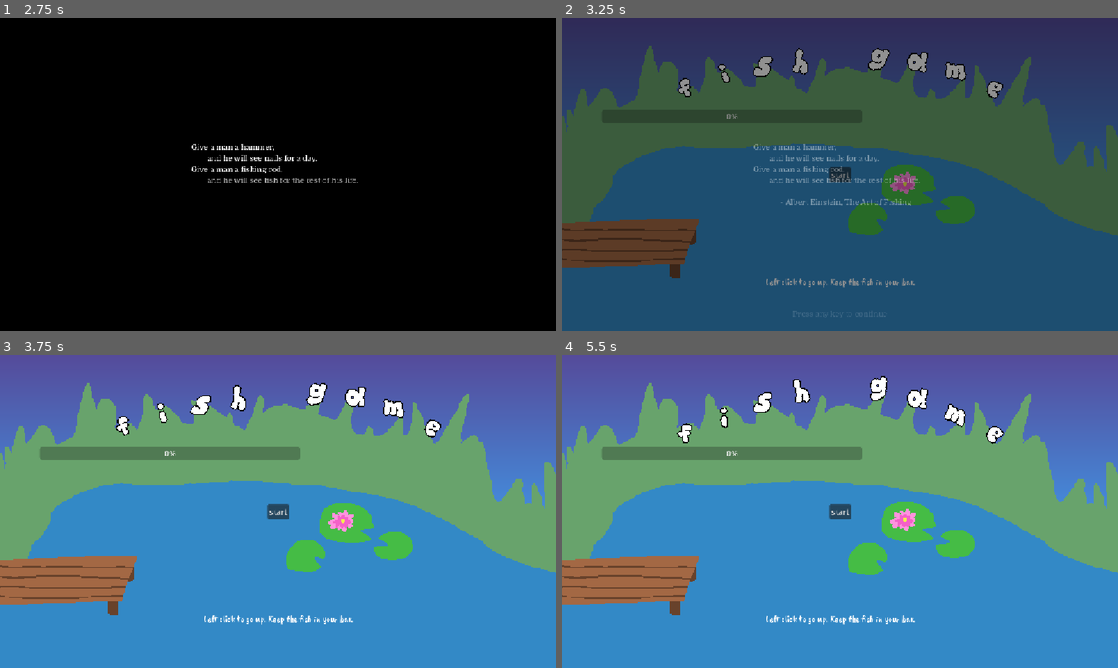
Above: before the commit, frames 1-4 (two rows, left to right).
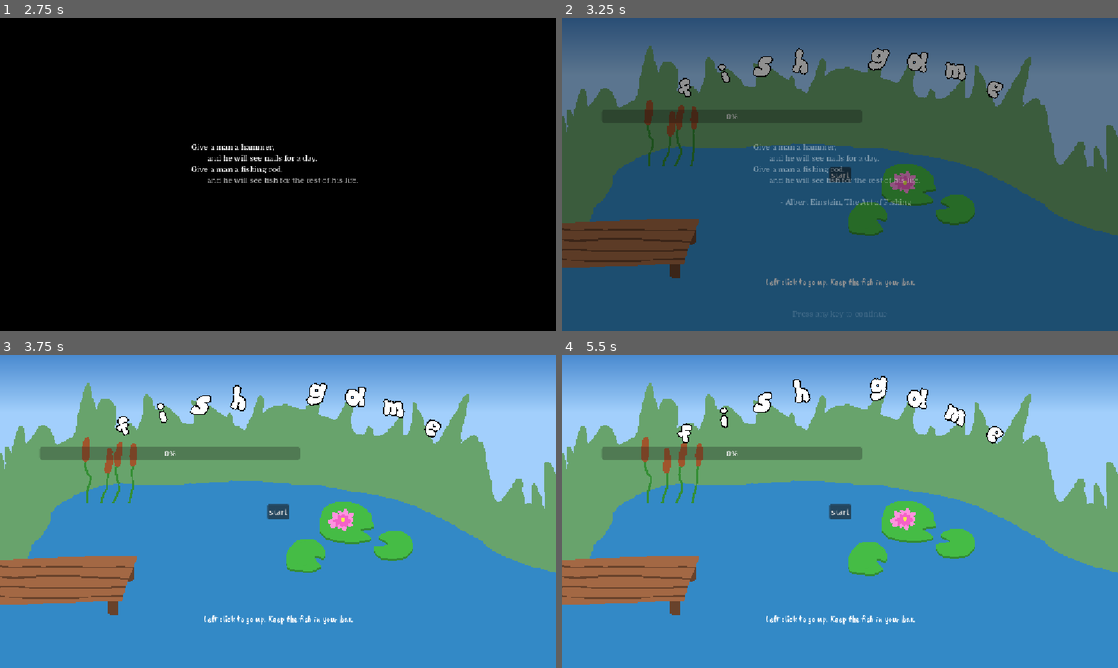
Above: after the commit, the same moments.

Repository: apia46/fish-game
Game: Godot game, scene res://scenes/game.tscn
Two runs of this game, one before a commit and one after it. Both use one fixed random seed, a clock stepped at 60 frames per second and the inputs below.
Inputs (mouse positions are in pixels of both pictures, inside the frame that each line leads up to):
- Up to frame 1 (2.75 s): click "start" at 0.5 s; click "start" at 1.25 s; click "start" at 2 s
- Up to frame 2 (3.25 s): tap Enter at 2.75 s; move the mouse to (962, 158) at 2.77 s; tap Space at 2.85, 3.02 s; click (962, 158) at 2.92 s
- Up to frame 3 (3.75 s): tap Space at 3.32, 3.6 s; tap Enter at 3.5 s; move the mouse to (166, 527) at 3.52 s; click (166, 527) at 3.67 s
- Up to frame 4 (5.5 s): tap Space at 3.77, 4.07, 4.35, 5.1, 5.27 s; tap Enter at 4.25, 5 s; move the mouse to (895, 442) at 4.27 s; click (895, 442) at 4.42 s; move the mouse to (812, 574) at 5.02 s; click (812, 574) at 5.17 s

Frame 1 is identical in both runs. In frame 2, 23% of the frame differs, in the area x 0-100%, y 0-70%; in frame 3, 23%; in frame 4, 23%, in the area x 0-100%, y 0-71%.
Error after the commit: Parse Error: Function "is_target_okay()" not found in base self. (res://scripts/CatFish.gd:18)

Commit message:
start level 2

Diff:
--- /dev/null
+++ b/scenes/cat_fish.tscn
@@ -0,0 +1,18 @@
+[gd_scene format=3 uid="uid://c68tloyny64hg"]
+
+[ext_resource type="Texture2D" uid="uid://dmddbhdir0xia" path="res://assets/level_2/catfish.png" id="1_fv1a6"]
+[ext_resource type="Script" uid="uid://ba7hay3qfebd0" path="res://scripts/CatFish.gd" id="2_5olnl"]
+
+[sub_resource type="RectangleShape2D" id="RectangleShape2D_6c3tp"]
+size = Vector2(26, 21)
+
+[node name="cat_fish" type="Sprite2D" unique_id=348050521]
+texture = ExtResource("1_fv1a6")
+script = ExtResource("2_5olnl")
+
+[node name="collision" type="Area2D" parent="." unique_id=1735826683]
+unique_name_in_owner = true
+
+[node name="CollisionShape2D" type="CollisionShape2D" parent="collision" unique_id=282154450]
+position = Vector2(0, -0.5)
+shape = SubResource("RectangleShape2D_6c3tp")
--- /dev/null
+++ b/scenes/level_2.tscn
@@ -0,0 +1,29 @@
+[gd_scene format=3 uid="uid://doxp7klstwnpg"]
+
+[ext_resource type="PackedScene" uid="uid://cidlu1tm38goi" path="res://scenes/bar.tscn" id="1_jm1iu"]
+[ext_resource type="Script" uid="uid://65km5koeokua" path="res://scripts/Level2.gd" id="1_pbc48"]
+[ext_resource type="PackedScene" uid="uid://b6quwdbby6tdn" path="res://scenes/hud.tscn" id="2_pbc48"]
+[ext_resource type="PackedScene" uid="uid://c68tloyny64hg" path="res://scenes/cat_fish.tscn" id="3_eqxsl"]
+
+[node name="level_2" type="Control" unique_id=634665889]
+layout_mode = 3
+anchors_preset = 15
+anchor_right = 1.0
+anchor_bottom = 1.0
+grow_horizontal = 2
+grow_vertical = 2
+script = ExtResource("1_pbc48")
+
+[node name="bar" parent="." unique_id=1740004761 instance=ExtResource("1_jm1iu")]
+layout_mode = 0
+offset_left = 952.0
+offset_top = 36.0
+offset_right = 1000.0
+offset_bottom = 536.0
+
+[node name="cat_fish" parent="bar" unique_id=348050521 instance=ExtResource("3_eqxsl")]
+position = Vector2(20, 20)
+scale = Vector2(1.5, 1.5)
+
+[node name="hud" parent="." unique_id=98241740 instance=ExtResource("2_pbc48")]
+layout_mode = 1
--- a/scenes/shark_fish.tscn
+++ b/scenes/shark_fish.tscn
@@ -1,6 +1,6 @@
 [gd_scene format=3 uid="uid://djiryeqeslta2"]
 
-[ext_resource type="Texture2D" uid="uid://dkity7jg20mh4" path="res://assets/shark_fish.png" id="1_jn6mk"]
+[ext_resource type="Texture2D" uid="uid://dkity7jg20mh4" path="res://assets/level_1/shark_fish.png" id="1_jn6mk"]
 [ext_resource type="Script" uid="uid://nb8eyorhgaam" path="res://scripts/SharkFish.gd" id="2_dud05"]
 
 [sub_resource type="RectangleShape2D" id="RectangleShape2D_qvapm"]
--- a/scenes/tutorial.tscn
+++ b/scenes/tutorial.tscn
@@ -12,20 +12,25 @@
 [ext_resource type="Texture2D" uid="uid://2jb5yor5w4l8" path="res://assets/tutorial/lilypad3.png" id="6_bl2xa"]
 [ext_resource type="Texture2D" uid="uid://l7xs3yyc5x1a" path="res://assets/title/i.png" id="6_ej4tf"]
 [ext_resource type="Texture2D" uid="uid://7vcg548jrcq3" path="res://assets/title/s.png" id="7_0hilk"]
+[ext_resource type="Texture2D" uid="uid://kjb1w7e8vvr3" path="res://assets/tutorial/cattail1.png" id="7_7a100"]
+[ext_resource type="Script" uid="uid://mvy1ojbkhatl" path="res://scripts/Cattail.gd" id="8_feaue"]
 [ext_resource type="Texture2D" uid="uid://daav1wk41cfro" path="res://assets/title/h.png" id="8_wr8iv"]
+[ext_resource type="Texture2D" uid="uid://yba6coedglub" path="res://assets/tutorial/cattail2.png" id="9_210s6"]
 [ext_resource type="Texture2D" uid="uid://dfoeyqnqj7ln0" path="res://assets/title/g.png" id="9_e13mp"]
+[ext_resource type="Texture2D" uid="uid://drbva04tfiu2" path="res://assets/tutorial/cattail3.png" id="10_5qvs7"]
 [ext_resource type="Texture2D" uid="uid://bbl6dbx7f3bor" path="res://assets/title/a.png" id="10_vrdqu"]
 [ext_resource type="Texture2D" uid="uid://bw7ekkg0h1mm4" path="res://assets/title/m.png" id="11_cmspm"]
+[ext_resource type="Texture2D" uid="uid://ba7jebh8k3rkv" path="res://assets/tutorial/cattail4.png" id="11_qbchm"]
 [ext_resource type="Texture2D" uid="uid://berl5l1gpbirt" path="res://assets/title/e.png" id="12_ikfo1"]
 [ext_resource type="PackedScene" uid="uid://b6quwdbby6tdn" path="res://scenes/hud.tscn" id="13_ej4tf"]
 
 [sub_resource type="Gradient" id="Gradient_cmspm"]
-colors = PackedColorArray(0.33312637, 0.29342893, 0.60519224, 1, 0.24913359, 0.61111605, 0.92325556, 1)
+colors = PackedColorArray(0.29013562, 0.54231673, 0.814012, 1, 0.6348141, 0.81308097, 0.9866304, 1)
 
 [sub_resource type="GradientTexture2D" id="GradientTexture2D_ikfo1"]
 gradient = SubResource("Gradient_cmspm")
 height = 300
-fill_to = Vector2(0, 0.6282051)
+fill_to = Vector2(0, 0.1837607)
 
 [node name="tutorial" type="Control" unique_id=950066903]
 layout_mode = 3
@@ -44,6 +49,7 @@
 anchor_bottom = 1.0
 grow_horizontal = 2
 grow_vertical = 2
+mouse_filter = 2
 texture = SubResource("GradientTexture2D_ikfo1")
 
 [node name="Background" type="Sprite2D" parent="." unique_id=315347418]
@@ -70,6 +76,44 @@
 script = ExtResource("4_ikfo1")
 period_offset = 4.0
 metadata/_custom_type_script = "uid://cxal5rnmcfwqi"
+
+[node name="Cattail" type="Sprite2D" parent="Background" unique_id=1027445588]
+position = Vector2(-200, -3)
+texture = ExtResource("7_7a100")
+offset = Vector2(0, -37)
+script = ExtResource("8_feaue")
+speed = 0.3
+
+[node name="Cattail2" type="Sprite2D" parent="Background" unique_id=734452309]
+position = Vector2(-185, 6)
+texture = ExtResource("9_210s6")
+offset = Vector2(0, -36)
+script = ExtResource("8_feaue")
+speed = 0.5
+period_offset = 5.0
+
+[node name="Cattail3" type="Sprite2D" parent="Background" unique_id=1632828809]
+position = Vector2(-170, 2)
+texture = ExtResource("10_5qvs7")
+offset = Vector2(0, -37)
+script = ExtResource("8_feaue")
+speed = 0.26
+period_offset = 4.0
+
+[node name="Cattail4" type="Sprite2D" parent="Background" unique_id=28705361]
+position = Vector2(-150, 1)
+texture = ExtResource("11_qbchm")
+offset = Vector2(0, -36)
+script = ExtResource("8_feaue")
+speed = 0.4
+period_offset = 3.0
+
+[node name="TextureRect" type="ColorRect" parent="Background" unique_id=1984213956]
+offset_left = -211.0
+offset_top = -9.5
+offset_right = -140.5
+offset_bottom = 11.5
+color = Color(0.2, 0.5372549, 0.7764706, 1)
 
 [node name="bar" parent="." unique_id=418979998 instance=ExtResource("1_yb1ct")]
 unique_name_in_owner = true
--- a/scenes/tutorial_fish.tscn
+++ b/scenes/tutorial_fish.tscn
@@ -1,6 +1,6 @@
 [gd_scene format=3 uid="uid://bpwkp57jo8tkd"]
 
-[ext_resource type="Texture2D" uid="uid://dvbhweut0kl3f" path="res://assets/tutorial_fish_1.png" id="1_hgn23"]
+[ext_resource type="Texture2D" uid="uid://dvbhweut0kl3f" path="res://assets/tutorial/tutorial_fish_1.png" id="1_hgn23"]
 [ext_resource type="Script" uid="uid://ctco8dknd4bpv" path="res://scripts/TutorialFish.gd" id="2_hgn23"]
 
 [sub_resource type="RectangleShape2D" id="RectangleShape2D_hgn23"]
--- /dev/null
+++ b/scripts/CatFish.gd
@@ -0,0 +1,25 @@
+extends Fish
+class_name CatFish
+
+const STATE_TARGET:int = 2
+
+const PHASES:Array[float] = [0, 0.5, 1]
+
+func start() -> void:
+	position.x = bar.size.x/2
+	target()
+
+func phase_increased() -> void:
+	pass
+
+func target() -> void:
+	var target_timer:ProcessTimer = create_oneshot_process_timer(STATE_TARGET, randf_range(1.5, 2), target)
+	var target_position:Vector2 = Vector2(bar.size.x/2, randf_range(HALF_HEIGHT,bar.size.y-HALF_HEIGHT))
+	while !is_target_okay(target_position):
+		target_position.y = randf_range(HALF_HEIGHT,bar.size.y-HALF_HEIGHT)
+	target_timer.process_function = func(delta:float) -> void:
+		velocity += ((target_position-position) - velocity) * delta * targetting_speed()
+		velocity.x = 0
+
+func targetting_speed() -> float:
+	return 0.6 if phase >= 1 else 0.3
--- /dev/null
+++ b/scripts/Cattail.gd
@@ -0,0 +1,11 @@
+extends Sprite2D
+class_name Cattail
+
+@export var speed:float = 1
+@export var period_offset:float
+var time:float
+
+func _process(delta: float) -> void:
+	time += delta * speed
+	if time >= TAU: time -= TAU
+	rotation = cos(time+period_offset)*0.1
--- a/scripts/Fish.gd
+++ b/scripts/Fish.gd
@@ -86,7 +86,7 @@
 	timer.timeout.connect(func() -> void:
 		if with_id: reciever.call(id)
 		else: reciever.call()
-		cancel_timer(id)
+		cancel_timer(id, "timeout")
 	)
 	return timer
 
@@ -104,11 +104,11 @@
 func cancel_timers(state:int) -> void:
 	for id in states.keys():
 		if states[id] == state:
-			cancel_timer(id)
+			cancel_timer(id, "cancel timers")
 
-func cancel_timer(id:int) -> void:
+func cancel_timer(id:int, why:String) -> void:
 	assert(timers.get(id))
-	print("cancelling id %s" % id)
+	print("cancelling id %s %s" % [id, why])
 	timers[id].queue_free()
 	timers.erase(id)
 	states.erase(id)
--- a/scripts/Game.gd
+++ b/scripts/Game.gd
@@ -10,12 +10,11 @@
 
 func _start() -> void:
 	scene.start()
-	#start_level_1()
 	%startButton.queue_free()
 
-func start_level_1() -> void:
+func start_level(level:PackedScene) -> void:
 	scene.queue_free()
-	scene = preload("res://scenes/level_1.tscn").instantiate()
+	scene = level.instantiate()
 	add_child(scene)
 	await get_tree().create_timer(0.5).timeout
 	scene.start()
--- a/scripts/Level1.gd
+++ b/scripts/Level1.gd
@@ -40,3 +40,4 @@
 
 	await get_tree().create_timer(0.5).timeout
 	game.win_text.visible = false
+	game.start_level(preload("res://scenes/level_2.tscn"))
--- /dev/null
+++ b/scripts/Level2.gd
@@ -0,0 +1,8 @@
+extends Level
+class_name Level2
+
+func start() -> void:
+	%bar.start()
+
+func win() -> void:
+	pass
--- a/scripts/SharkFish.gd
+++ b/scripts/SharkFish.gd
@@ -43,7 +43,7 @@
 
 	create_oneshot_timer(STATE_NONPROGRESS, 0.5, func():
 		create_looping_timer_with_id(STATE_NONPROGRESS, 0.1, func(timer_id:int):
-			if touching_player(): cancel_timer(timer_id)
+			if touching_player(): cancel_timer(timer_id, "shark")
 		)
 	)
 	var dash_timer:ProcessTimer = create_oneshot_process_timer(STATE_DASH, 1, target)
--- a/scripts/Tutorial.gd
+++ b/scripts/Tutorial.gd
@@ -67,4 +67,4 @@
 
 	await get_tree().create_timer(0.5).timeout
 	game.win_text.visible = false
-	game.start_level_1()
+	game.start_level(preload("res://scenes/level_1.tscn"))
--- a/scripts/TutorialFish.gd
+++ b/scripts/TutorialFish.gd
@@ -21,7 +21,7 @@
 				dash()
 				if !level.dash_tutorialed: level.dash_tutorial()
 		)
-		texture = preload("res://assets/tutorial_fish_2.png")
+		texture = preload("res://assets/tutorial/tutorial_fish_2.png")
 
 func target() -> void:
 	var target_timer:ProcessTimer = create_oneshot_process_timer(STATE_TARGET, randf_range(1.5, 2), target)
Renamed: assets/shark_fish.png -> assets/level_1/shark_fish.png
Not shown, changed: assets/level_1/shark_fish.png.import
Binary file added: assets/level_2/catfish.png
Not shown, added: assets/level_2/catfish.png.import
Binary file changed: assets/tutorial/lilypad1.png
Binary file changed: assets/tutorial/lilypad2.png
Binary file changed: assets/tutorial/lilypad3.png
Renamed: assets/tutorial_fish_1.png -> assets/tutorial/tutorial_fish_1.png
Not shown, changed: assets/tutorial/tutorial_fish_1.png.import
Renamed: assets/tutorial_fish_2.png -> assets/tutorial/tutorial_fish_2.png
Not shown, changed: assets/tutorial/tutorial_fish_2.png.import
Not shown, added: scripts/CatFish.gd.uid
(and 2 more such lines)
